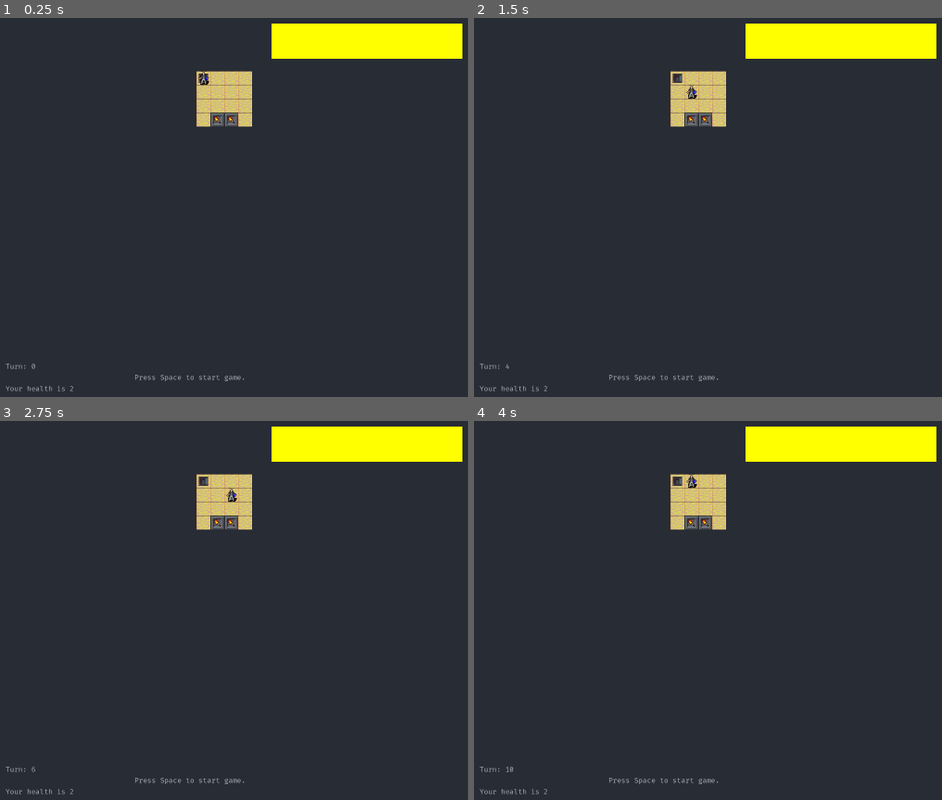
Above: before the commit, frames 1-4 (two rows, left to right).
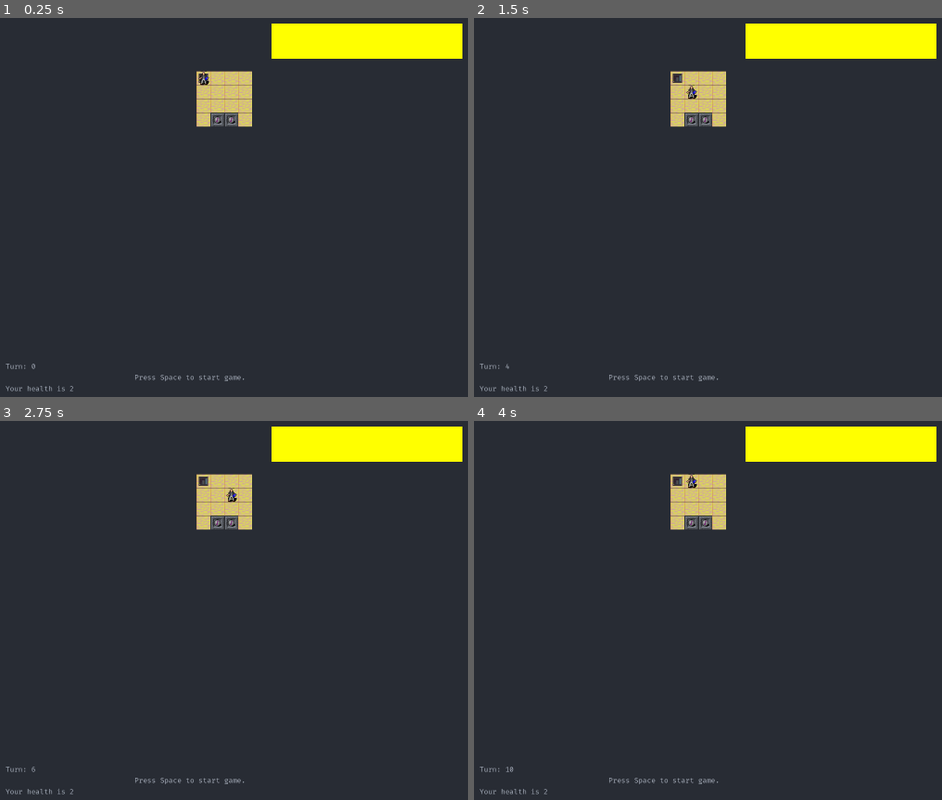
Above: after the commit, the same moments.

Repository: benjaminfrs/DragonsDescent
Game: Godot game, scene res://scene/main/main.tscn
Same seed, same stepped clock (60 frames per second), same inputs: the game is played once before the commit and once after it.
Inputs:
- Up to frame 1 (0.25 s): no input
- Up to frame 2 (1.5 s): tap Space (wait) at 0.5, 1.25 s; hold Right (move_right) 0.53-1.28 s; tap G (get) at 0.6 s; hold Down (move_down) from 1.28 s (still down); tap 4 (four) at 1.35 s
- Up to frame 3 (2.75 s): tap G (get) at 1.55, 2.1 s; tap Space (wait) at 2 s; release Down (move_down) at 2.03 s; hold Right (move_right) from 2.03 s (still down)
- Up to frame 4 (4 s): tap Space (wait) at 2.75, 3.5 s; release Right (move_right) at 2.78 s; hold Up (move_up) 2.78-3.53 s; tap 1 (one) at 2.85 s; tap G (get) at 3.05, 3.8 s; hold Left (move_left) from 3.53 s (still down); tap S (shoot) at 3.6 s

The runs differ from the first frame. In frame 1, less than 0.1% of the frame differs, in the area x 45-51%, y 25-28%; in frame 2, less than 0.1%; in frame 3, less than 0.1%; in frame 4, less than 0.1%.

Commit message:
- added smoke bomb

Diff:
--- a/lib/AssetLoader.gd
+++ b/lib/AssetLoader.gd
@@ -18,8 +18,11 @@
 const BootsOfSpeed := preload("res://scene/reward/reward_items/BootsOfSpeed.tscn")
 const CloakOfInvisibility := preload("res://scene/reward/reward_items/CloakOfInvisibility.tscn")
 const WandOfFire := preload("res://scene/reward/reward_items/WandOfFire.tscn")
+const SmokeBomb := preload("res://scene/reward/reward_items/SmokeBomb.tscn")
+
 const cloak_of_invisibility_reward_icon = "res://resource/textures/cloak_of_invisibility_icon.png"
 const wand_of_fire_reward_icon = "res://resource/textures/wand_of_fire_icon.png"
+const smoke_bomb_reward_icon = "res://resource/textures/smoke_bomb_icon.png"
 
 const SKILL_BAR := preload("res://scene/ui_elements/skill_slot.tscn")
 
@@ -56,6 +59,8 @@
 		return CloakOfInvisibility
 	if groupName == TileTypes.WAND_OF_FIRE:
 		return WandOfFire
+	if groupName == TileTypes.SMOKE_BOMB:
+		return SmokeBomb
 	return null
 
 const RewardItems = [BootsOfSpeed]
--- a/lib/TileTypes.gd
+++ b/lib/TileTypes.gd
@@ -35,8 +35,9 @@
 const BOOTS_OF_SPEED: String = "boots_of_speed_reward"
 const CLOAK_OF_INVISIBILITY: String = "cloak_of_invisibility_reward"
 const WAND_OF_FIRE: String = "wand_of_fire_reward"
+const SMOKE_BOMB: String = "smoke_bomb_reward"
 
-const reward_items = [BOOTS_OF_SPEED, CLOAK_OF_INVISIBILITY, WAND_OF_FIRE]
+const reward_items = [BOOTS_OF_SPEED, CLOAK_OF_INVISIBILITY, WAND_OF_FIRE, SMOKE_BOMB]
 const mapTileNames: Array = [DWARF, FLOOR, WALL, ULWALL, BLWALL, URWALL, BRWALL, BEWALL, LEWALL, REWALL, UEWALL]
 const basic_tiles: Array = [FLOOR, WALL, ULWALL, URWALL, BLWALL, BRWALL, BEWALL, LEWALL, REWALL, UEWALL]
 const actor_types: Array = [DWARF, PC]
--- a/scene/player/Player.gd
+++ b/scene/player/Player.gd
@@ -140,6 +140,8 @@
 		self.set_property(status, true)
 		self.get_property("status_list").append([status, status_duration])
 		self.self_modulate.a = 0.33
+func _on_SmokeBomb_used_item():
+	print("Player uses smoke bomb")
 
 func _on_WandOfFire_fired_wand(bolt : Area2D, signals : Array):
 	print(bolt)
--- a/scene/reward/RewardGrid.gd
+++ b/scene/reward/RewardGrid.gd
@@ -44,7 +44,7 @@
 	for i in range(1, N_REWARDS + 1):
 		var pos = Vector2i(i, (_max_y - 1))
 		_create_sprite(TileTypes.ITEM_HOLDER, pos, Vector2(1.5, 1.5))
-		var item = TileTypes.WAND_OF_FIRE
+		var item = TileTypes.reward_items.pick_random()
 		_create_sprite(item, pos, Vector2(3, 3))
 		_astargrid.set_point_solid(pos, true)
 
--- /dev/null
+++ b/scene/reward/reward_items/SmokeBomb.gd
@@ -0,0 +1,34 @@
+extends ActorTemplate
+
+signal used_item()
+
+@onready var SMOKE_BOMB_SIGNALS = [
+	[
+		"used_item", "_on_SmokeBomb_used_item",
+		self
+	],
+]
+
+func _ready():
+	self.scale = Vector2(1, 1)
+	self.set_property("type", TileTypes.SMOKE_BOMB)
+	self.set_property("equipped", false)
+	self.set_property("useable", true)
+	self.set_property("consumable", true)
+	self.set_property("stack_size", 3)
+	self.set_property("status_duration", 3)
+	self.set_property("ranged_weapon", false)
+
+func equip(actor : Sprite2D) -> Array:
+	self.set_property("equipped", true)
+	return SMOKE_BOMB_SIGNALS #signals to connect to the actor that equips the item
+
+func unequip(actor : Sprite2D):
+	self.set_property("equipped", false)
+
+#the calling actor will make itself invisible for 3 turns
+func use(actor : Sprite2D):
+	print("used smoke bomb")
+	#actor.set_property("invisible", true)
+	#actor.get_property("status_list").append(["invisible", self.get_property("status_duration")])
+	#emit_signal("used_item", "invisible", self.get_property("status_duration"), actor)
--- /dev/null
+++ b/scene/reward/reward_items/SmokeBomb.tscn
@@ -0,0 +1,11 @@
+[gd_scene load_steps=3 format=3 uid="uid://tle3fksiduxb"]
+
+[ext_resource type="Script" path="res://scene/reward/reward_items/SmokeBomb.gd" id="1_aen6h"]
+[ext_resource type="Texture2D" uid="uid://c8ut5jkuw1r44" path="res://resource/tile_sets/crawl_tiles.png" id="2_fjgon"]
+
+[node name="SmokeBomb" type="Sprite2D"]
+z_index = 3
+texture = ExtResource("2_fjgon")
+region_enabled = true
+region_rect = Rect2(768, 768, 32, 32)
+script = ExtResource("1_aen6h")
